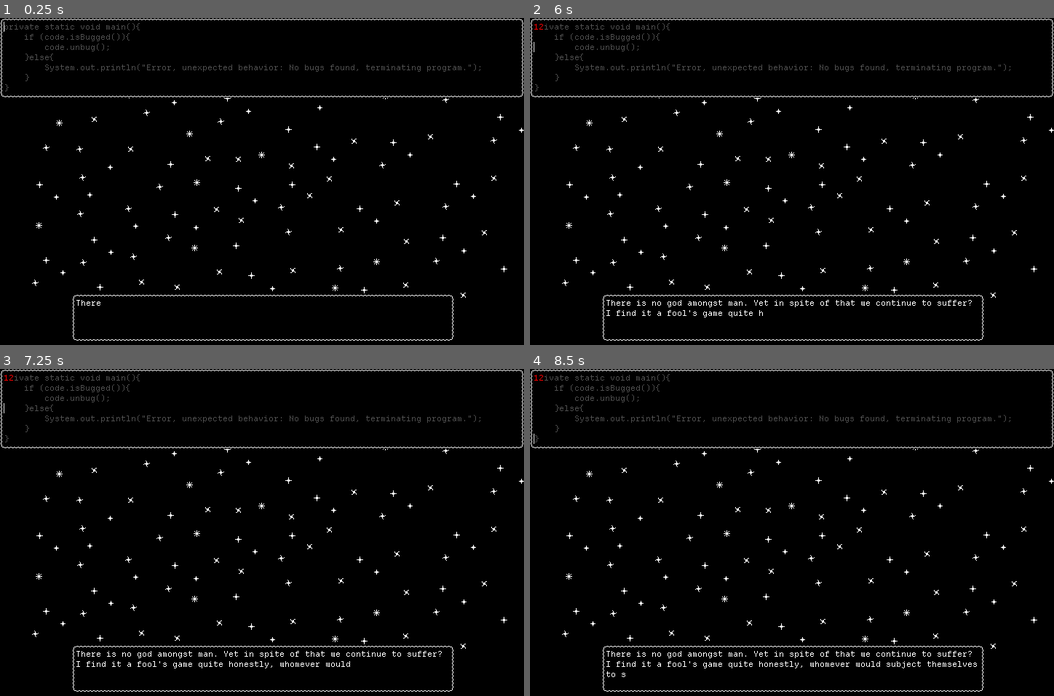
Above: before the commit, frames 1-4 (two rows, left to right).
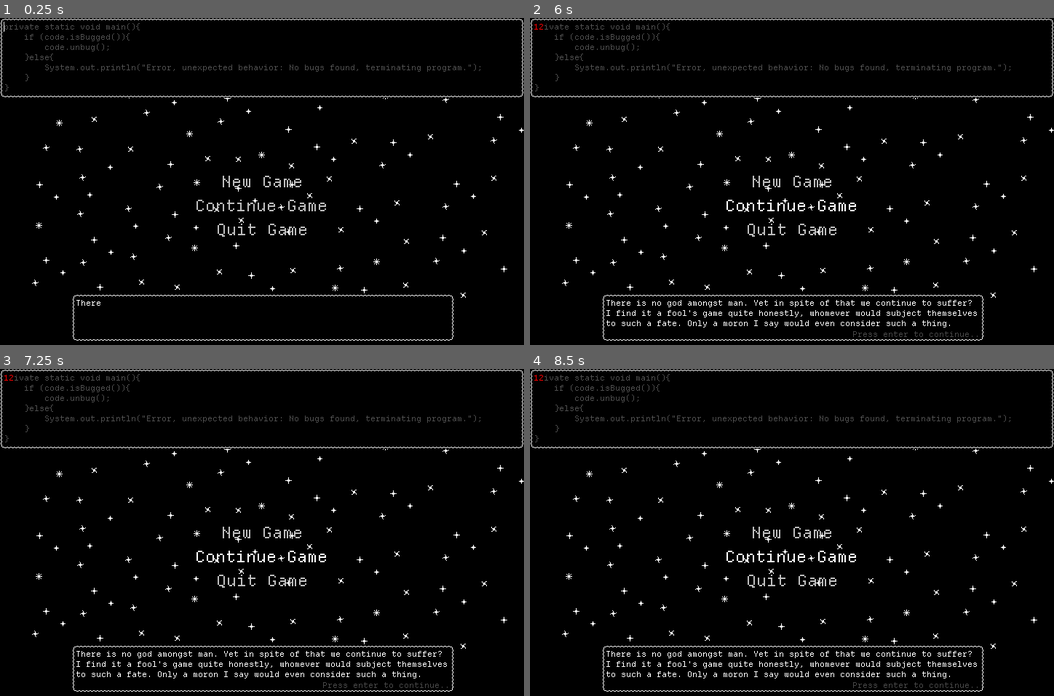
Above: after the commit, the same moments.

Repository: GemDust0/TooBigToFail
Game: Godot game, scene res://Scenes/TitleScreen.tscn
Two runs of this game, one before a commit and one after it. Both use one fixed random seed, a clock stepped at 60 frames per second and the inputs below.
Inputs (mouse positions are in pixels of both pictures, inside the frame that each line leads up to):
- Up to frame 1 (0.25 s): no input
- Up to frame 2 (6 s): click (792, 109) at 0.52 s; type "12" at 0.6 s; click (792, 181) at 1.25 s, where only the run after the commit has a clickable "New Game"; click (792, 181) at 2 s, where only the run after the commit has a clickable "New Game"; click (792, 204) at 2.75 s, where only the run after the commit has a clickable "Continue Game"; click (792, 204) at 3.5 s, where only the run after the commit has a clickable "Continue Game"; click (792, 181) at 4.25 s, where only the run after the commit has a clickable "New Game"; click (792, 204) at 5 s, where only the run after the commit has a clickable "Continue Game"; tap Enter (enter) at 5.75 s; hold Enter (enter) from 5.78 s (still down)
- Up to frame 3 (7.25 s): release Enter (enter) at 6.53 s; tap Enter (enter) at 6.6 s
- Up to frame 4 (8.5 s): tap Enter (enter) at 7.25, 8.1 s; hold Enter (enter) 7.28-8.03 s

The runs differ from the first frame. In frame 1, 0.5% of the frame differs, in the area x 37-63%, y 48-67%; in frame 2, 1.0%, in the area x 0-87%, y 7-98%; in frame 3, 0.9%; in frame 4, 0.8%.
Error after the commit: Out of bounds get index '1' (on base: 'PackedStringArray') (res://Scripts/Dialogue.gd:24)

Commit message:
Main Menu buttons

Diff:
--- a/Assets/DefaultTheme.tres
+++ b/Assets/DefaultTheme.tres
@@ -1,5 +1,20 @@
 [gd_resource type="Theme" format=3 uid="uid://cwud24p851mkn"]
+
+[sub_resource type="StyleBoxEmpty" id="StyleBoxEmpty_i5sur"]
+
+[sub_resource type="StyleBoxEmpty" id="StyleBoxEmpty_emot1"]
+
+[sub_resource type="StyleBoxEmpty" id="StyleBoxEmpty_7whhf"]
 
 [resource]
 default_font_size = 11
 /constants/line_spacing = 0
+Button/colors/font_color = Color(0.75, 0.75, 0.75, 1)
+Button/colors/font_focus_color = Color(0.5, 0.5, 0.5, 1)
+Button/colors/font_hover_color = Color(1, 1, 1, 1)
+Button/colors/font_pressed_color = Color(0.5, 0.5, 0.5, 1)
+Button/styles/disabled = SubResource("StyleBoxEmpty_i5sur")
+Button/styles/focus = SubResource("StyleBoxEmpty_emot1")
+Button/styles/hover = SubResource("StyleBoxEmpty_i5sur")
+Button/styles/normal = SubResource("StyleBoxEmpty_i5sur")
+Button/styles/pressed = SubResource("StyleBoxEmpty_7whhf")
--- a/Scenes/TitleScreen.tscn
+++ b/Scenes/TitleScreen.tscn
@@ -24,4 +24,49 @@
 offset_bottom = -70.0
 grow_vertical = 0
 
+[node name="NewGame" type="Button" parent="CanvasLayer" unique_id=489960652]
+anchors_preset = 8
+anchor_left = 0.5
+anchor_top = 0.5
+anchor_right = 0.5
+anchor_bottom = 0.5
+offset_left = -32.0
+offset_top = -11.0
+offset_right = 32.0
+offset_bottom = 11.0
+grow_horizontal = 2
+grow_vertical = 2
+theme_override_font_sizes/font_size = 22
+text = "New Game"
+
+[node name="ContinueGame" type="Button" parent="CanvasLayer" unique_id=656783921]
+anchors_preset = 8
+anchor_left = 0.5
+anchor_top = 0.5
+anchor_right = 0.5
+anchor_bottom = 0.5
+offset_left = -92.0
+offset_top = 19.0
+offset_right = 90.0
+offset_bottom = 47.0
+grow_horizontal = 2
+grow_vertical = 2
+theme_override_font_sizes/font_size = 22
+text = "Continue Game"
+
+[node name="ExitGame" type="Button" parent="CanvasLayer" unique_id=1492597337]
+anchors_preset = 8
+anchor_left = 0.5
+anchor_top = 0.5
+anchor_right = 0.5
+anchor_bottom = 0.5
+offset_left = -63.0
+offset_top = 52.0
+offset_right = 63.0
+offset_bottom = 80.0
+grow_horizontal = 2
+grow_vertical = 2
+theme_override_font_sizes/font_size = 22
+text = "Quit Game"
+
 [node name="CodeEditor" parent="." unique_id=682737360 instance=ExtResource("3_n15yj")]
